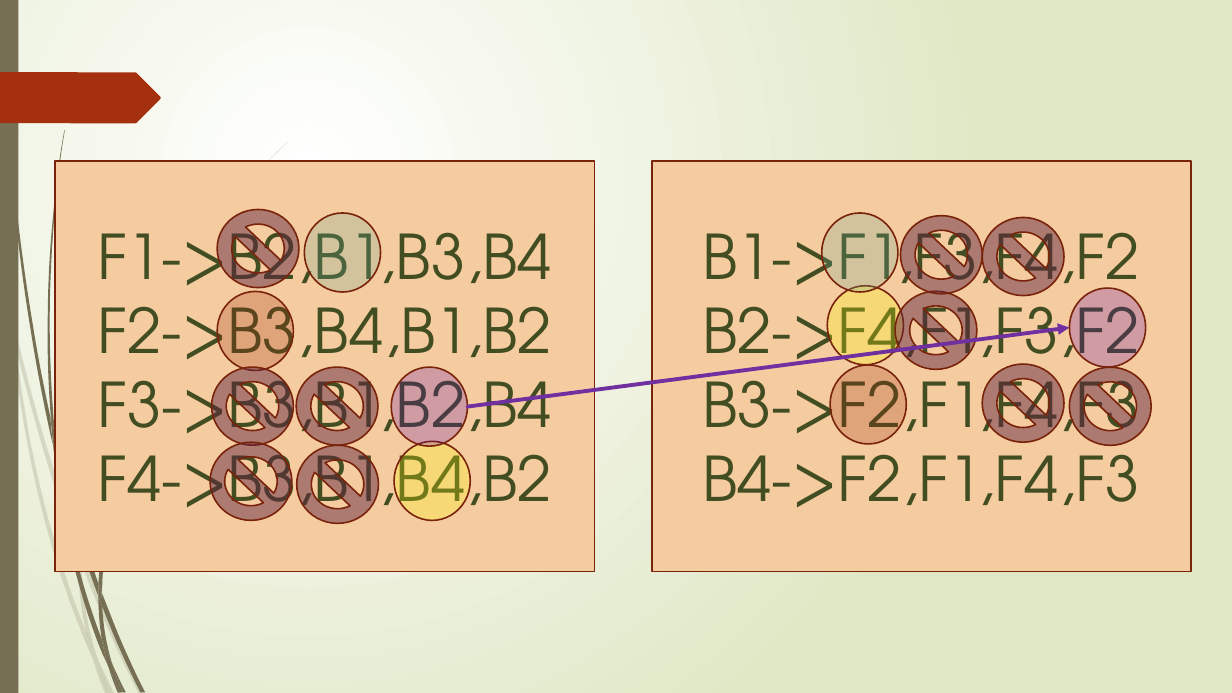
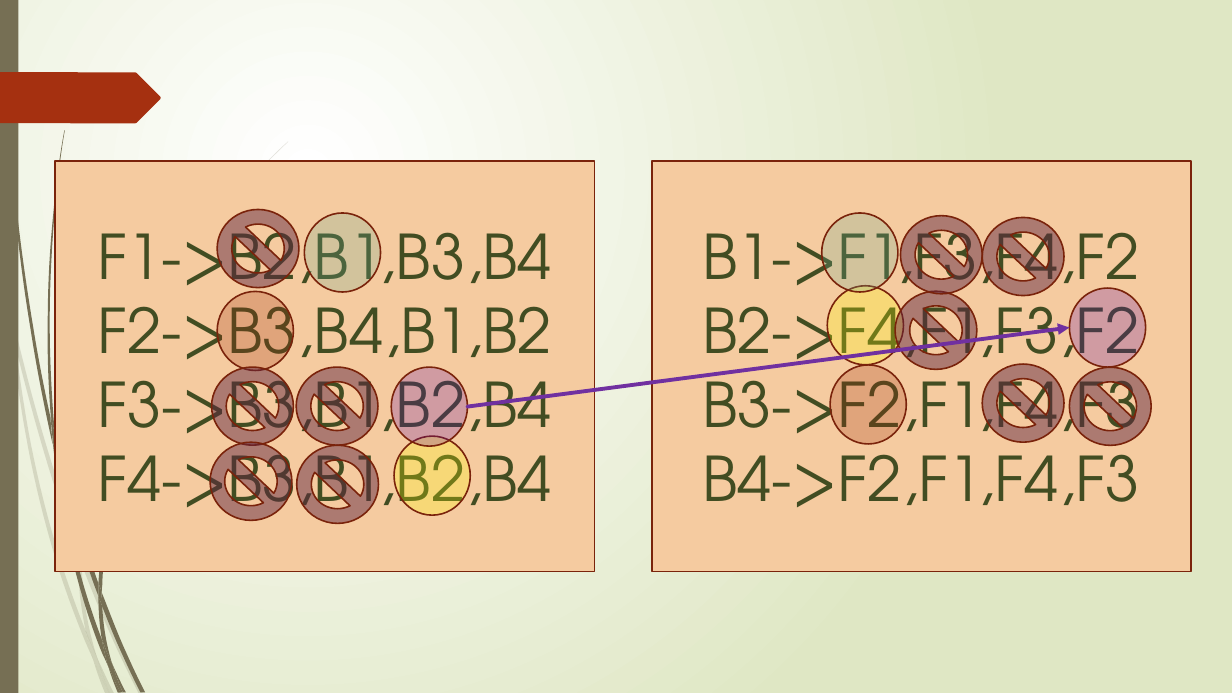
Before and after one commit to mariru27/Hospitals-Residents-Problem-gale-shapley-algorithm-, a slide deck: slide 13 of Gale-Shapley.pptx. Drawn at 1232x693 pixels with LibreOffice and Linux fonts; fonts in the diff are those of the drawing. Boxes give left, top, right and bottom in pixels: in the first picture for what was removed or moved away, otherwise in the second. Text is boxed around its words. In the diff, an @@ line names an element or a change of style, - is before the commit and + after.

```diff
--- a/Gale-Shapley.pptx
+++ b/Gale-Shapley.pptx
@@ text in rectangle at [98, 437, 552, 524]: text changed @@
-F4->B3,B1,B4,B2
+F4->B3,B1,B2,B4
@@ ellipse: place and size @@
-ellipse at [394, 442, 470, 521]
+ellipse at [394, 436, 470, 516]
```
Also in this commit, not shown: 9 other slides changed, 2 slides added, 1 slide removed, 2 other files.
